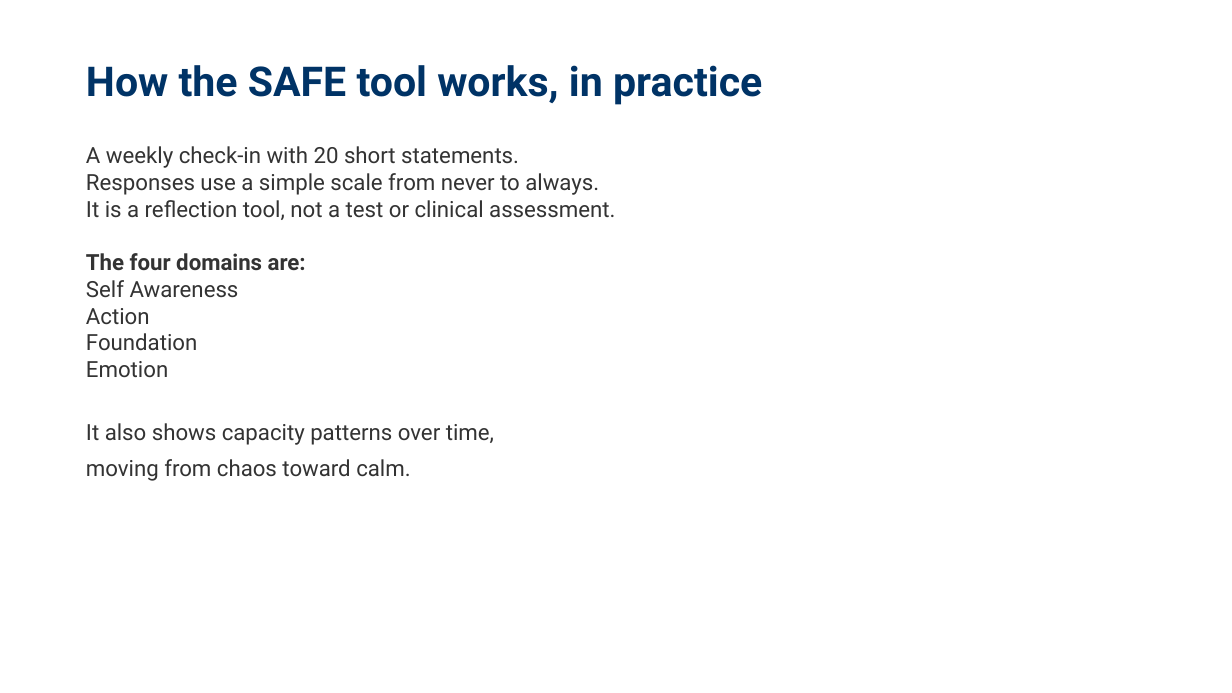
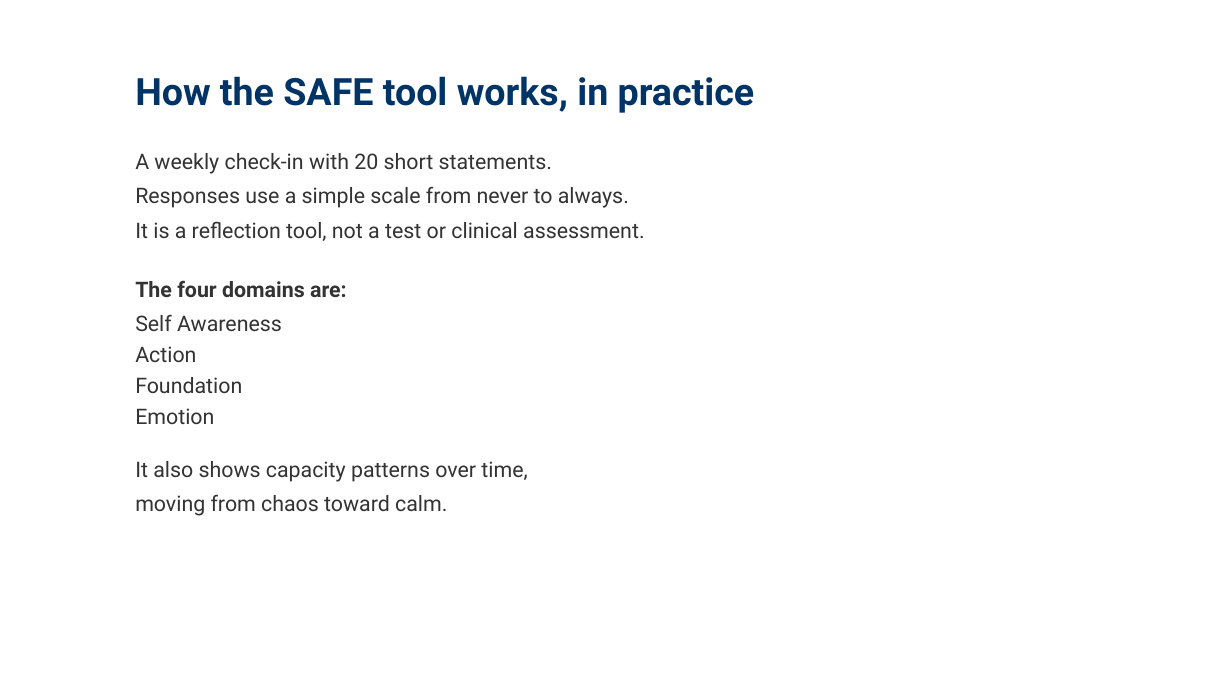
Before and after one commit to cathcoach4u/Internal-Resources-Training, a slide deck: slide 9 of docs/assets/files/presentations/Capacity_Overwhelm_MHPN_Session.pptx. Drawn at 1232x693 pixels with LibreOffice and Linux fonts; fonts in the diff are those of the drawing. Boxes give left, top, right and bottom in pixels: in the first picture for what was removed or moved away, otherwise in the second. Text is boxed around its words. In the diff, an @@ line names an element or a change of style, - is before the commit and + after.

```diff
--- a/docs/assets/files/presentations/Capacity_Overwhelm_MHPN_Session.pptx
+++ b/docs/assets/files/presentations/Capacity_Overwhelm_MHPN_Session.pptx
@@ text "How the SAFE tool works, ...": place and size @@
-text "How the SAFE tool works, ..." at [86,65,762,105]
+text "How the SAFE tool works, ..." at [135,76,755,113]
@@ text "How the SAFE tool works, ..." at [135,76,755,113]: size 24 to 22 pt; vertical alignment middle to top @@
@@ text at [135,153,552,174]: text changed; size 13 to 12.5 pt @@
-A weekly check-in with 20 short statements.
-Responses use a simple scale from never to always.
-It is a reflection tool, not a test or clinical assessment.
-The four domains are:
-Self Awareness
-Action
-Foundation
-Emotion
-It also shows capacity patterns over time,
-moving from chaos toward calm.
+A weekly check-in with 20 short statements.
@@ text added at [135,186,629,208], 12.5 pt, text #333333 @@
+Responses use a simple scale from never to always.
@@ text added at [135,221,644,241], 12.5 pt, text #333333 @@
+It is a reflection tool, not a test or clinical assessment.
@@ text added at [135,280,347,297], 12.5 pt, text #333333, bold @@
+The four domains are:
@@ text added at [135,314,282,331], 12.5 pt, text #333333 @@
+Self Awareness
@@ text added at [135,346,196,362], 12.5 pt, text #333333 @@
+Action
@@ text added at [135,377,242,393], 12.5 pt, text #333333 @@
+Foundation
@@ text added at [135,408,214,424], 12.5 pt, text #333333 @@
+Emotion
@@ text added at [135,461,527,482], 12.5 pt, text #333333 @@
+It also shows capacity patterns over time,
@@ text added at [135,494,447,516], 12.5 pt, text #333333 @@
+moving from chaos toward calm.
```
Also in this commit, not shown: 9 other slides changed.
